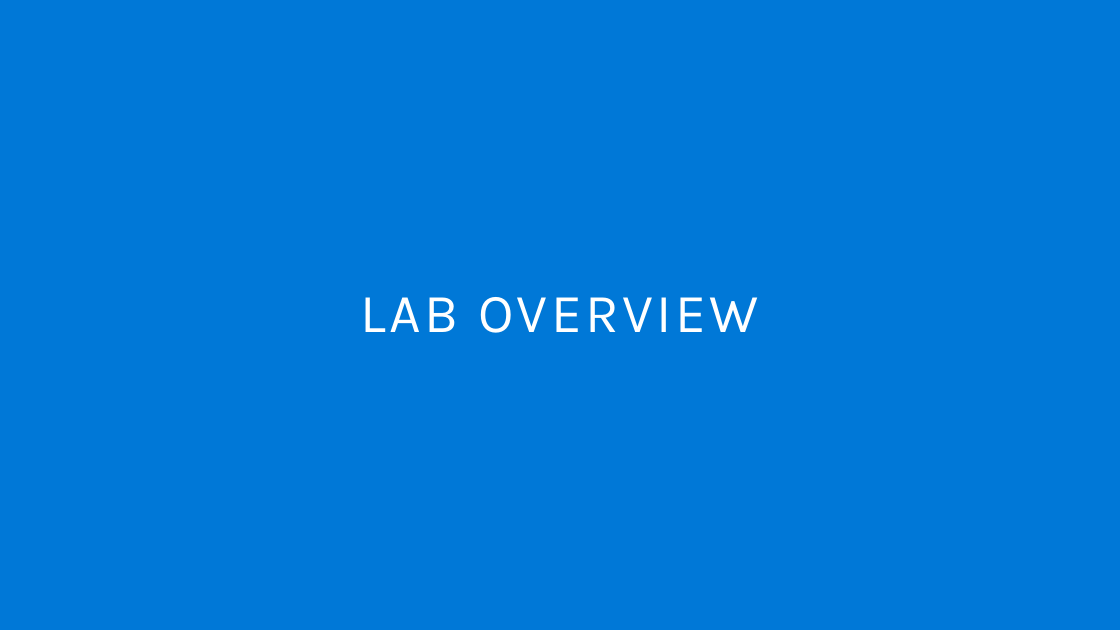
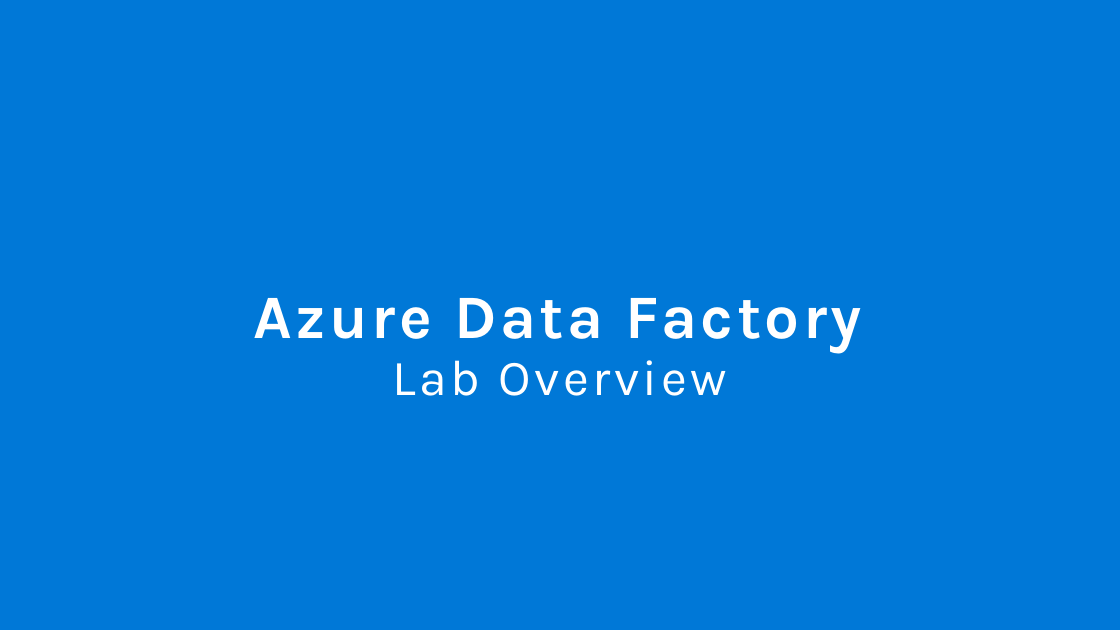
Before and after one commit to kromerm/adflab, a slide deck: slide 1 of Lab Modules/MS_Azure_Data_Factory_Lab_Overview.pptx. Drawn at 1120x630 pixels with LibreOffice and Linux fonts; fonts in the diff are those of the drawing; background and template pictures are left out. Boxes give left, top, right and bottom in pixels: in the first picture for what was removed or moved away, otherwise in the second. Text is boxed around its words. In the diff, an @@ line names an element or a change of style, - is before the commit and + after.

Commit message:
Overview Slides
Overview Slides

```diff
--- a/Lab Modules/MS_Azure_Data_Factory_Lab_Overview.pptx
+++ b/Lab Modules/MS_Azure_Data_Factory_Lab_Overview.pptx
@@ title at (x1=254, y1=298, x2=862, y2=396): text changed; size 48 to 54 pt; bold on @@
-LAB OVERVIEW
+Azure Data Factory
+Lab Overview
```
Also in this commit, not shown: 1 other slide changed.
